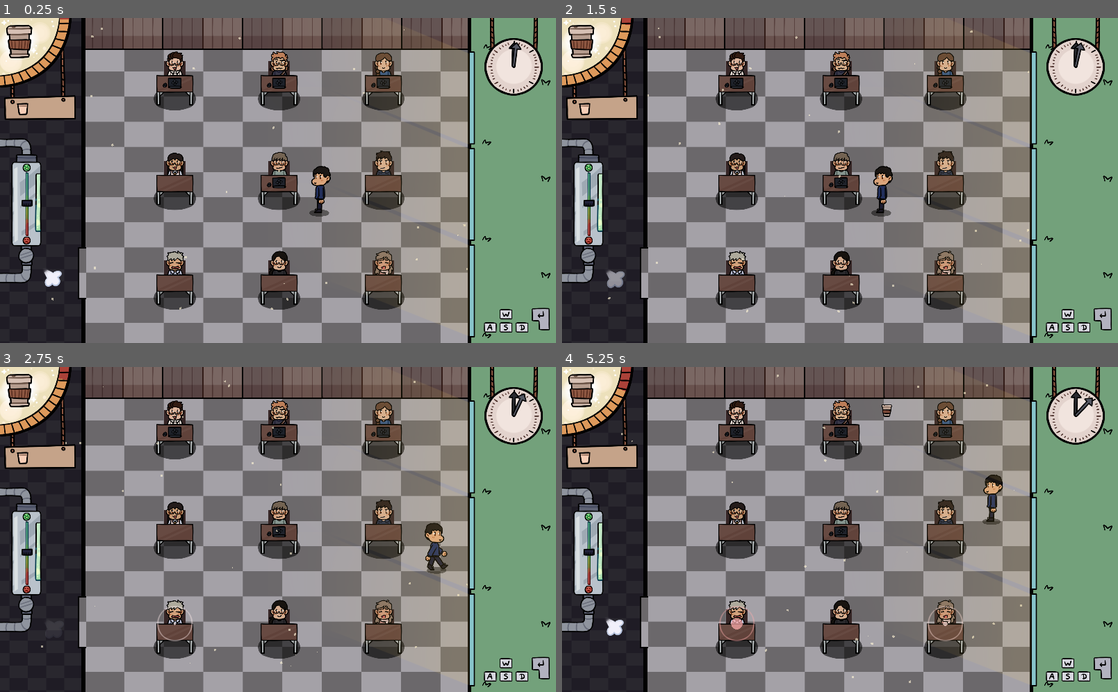
Above: before the commit, frames 1-4 (two rows, left to right).
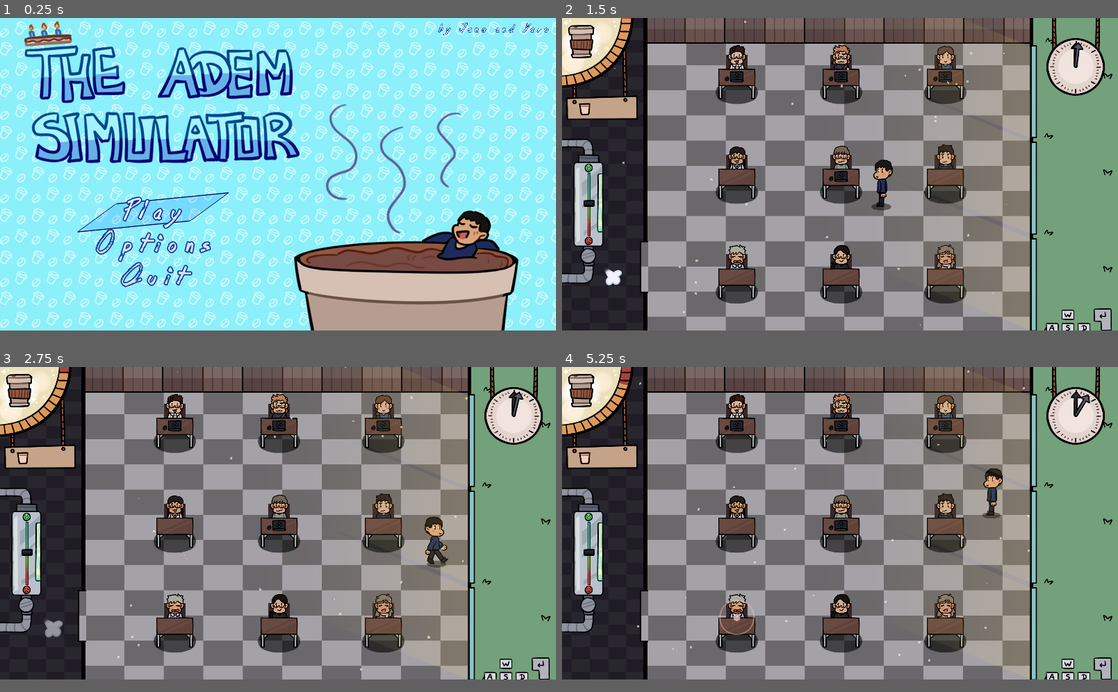
Above: after the commit, the same moments.

Repository: nyaro-p/TheTutorSimulator
Game: Godot game, scene res://Scenes/TitleScreen.tscn
Two runs of this game, one before a commit and one after it. Both use one fixed random seed, a clock stepped at 60 frames per second and the inputs below. Before the commit the project starts from res://Scenes/Classroom.tscn.
Inputs (mouse positions are in pixels of both pictures, inside the frame that each line leads up to):
- Up to frame 1 (0.25 s): no input
- Up to frame 2 (1.5 s): click (717, 255) at 0.5 s, where only the run after the commit has a clickable "Options"; click (717, 219) at 1.25 s, where only the run after the commit has a clickable "Play"
- Up to frame 3 (2.75 s): hold D (move_right) from 2.03 s (still down)
- Up to frame 4 (5.25 s): release D (move_right) at 2.78 s; hold S (move_down) 2.78-3.53 s; hold D (move_right) 3.53-4.28 s; hold W (move_up) 4.28-5.03 s; hold A (move_left) from 5.03 s (still down)
In our replay, the window is 800x468 before the commit and 800x450 after it. These sizes can differ from the game's own. Grey fills any space a smaller window leaves; there, only what the larger window draws over its background counts as a difference.

The runs differ from the first frame. In frame 1, 97% of the frame differs, in the area x 0-100%, y 0-100%; in frame 2, 24%; in frame 3, 24%; in frame 4, 24%.

Commit message:
Title Screeen bbbb

Diff:
--- /dev/null
+++ b/Prefabs/Menu/TitleScreenCoffee.tscn
@@ -0,0 +1,8 @@
+[gd_scene load_steps=2 format=2]
+
+[ext_resource path="res://Assets/TitleScreen/Title_Screen_Background.png" type="Texture" id=1]
+
+[node name="TextureRect" type="Sprite"]
+modulate = Color( 1, 1, 1, 0.658824 )
+scale = Vector2( 0.2, 0.2 )
+texture = ExtResource( 1 )
--- a/Prefabs/Player/Player.gd
+++ b/Prefabs/Player/Player.gd
@@ -27,6 +27,9 @@
 	input_vector.y = round(Input.get_axis("move_up", "move_down"))
 	input_vector = input_vector.normalized()
 
+	if Input.is_action_just_pressed("pause_screen"):
+		get_tree().change_scene("res://Scenes/TitleScreen.tscn")
+
 func _physics_process(delta) -> void:
 	#Movement
 	if input_vector != Vector2.ZERO:
--- /dev/null
+++ b/Scenes/Background.gd
@@ -0,0 +1,22 @@
+extends Control
+
+onready var Coffee := preload("res://Prefabs/Menu/TitleScreenCoffee.tscn")
+
+func _ready() -> void:
+	for x in range(4):
+		for y in range(4):
+			var coffee = Coffee.instance()
+			add_child(coffee)
+			coffee.global_position = Vector2(x * 203, -115 + y * 115)
+			move(coffee)
+
+func move(obj: Sprite) -> void:
+	var old_position := obj.global_position
+	var new_position := Vector2(old_position.x - 203.0, old_position.y + 115.0)
+	var tween := create_tween().set_trans(Tween.TRANS_LINEAR).set_ease(Tween.EASE_IN_OUT)
+	tween.tween_property(obj, "global_position", new_position, 20.0)
+	tween.connect("finished", self, "restart_animation", [obj, old_position])
+
+func restart_animation(obj: Sprite, position : Vector2) -> void:
+	obj.global_position = position
+	move(obj)
--- /dev/null
+++ b/Scenes/TitleScreen.gd
@@ -0,0 +1,11 @@
+extends Control
+
+func _ready() -> void:
+	$Buttons/Play.grab_focus()
+
+func _on_Play_pressed() -> void:
+	get_tree().change_scene("res://Scenes/Classroom.tscn")
+
+
+func _on_Quit_pressed() -> void:
+	get_tree().quit()
--- /dev/null
+++ b/Scenes/TitleScreen.tscn
@@ -0,0 +1,145 @@
+[gd_scene load_steps=13 format=2]
+
+[ext_resource path="res://Scenes/TitleScreen.gd" type="Script" id=1]
+[ext_resource path="res://Scenes/Background.gd" type="Script" id=2]
+[ext_resource path="res://Assets/TitleScreen/Title_Screen_Image.png" type="Texture" id=3]
+[ext_resource path="res://Assets/Fonts/Coffee House.ttf" type="DynamicFontData" id=4]
+[ext_resource path="res://Assets/TitleScreen/Title_Screen_Steam2.png" type="Texture" id=5]
+[ext_resource path="res://Assets/TitleScreen/Title_Screen_Steam1.png" type="Texture" id=6]
+
+[sub_resource type="SpriteFrames" id=6]
+animations = [ {
+"frames": [ ExtResource( 6 ), ExtResource( 5 ) ],
+"loop": true,
+"name": "default",
+"speed": 4.0
+} ]
+
+[sub_resource type="DynamicFont" id=1]
+size = 25
+outline_size = 1
+outline_color = Color( 0, 0.207843, 0.647059, 1 )
+extra_spacing_char = 8
+font_data = ExtResource( 4 )
+
+[sub_resource type="Theme" id=2]
+default_font = SubResource( 1 )
+
+[sub_resource type="StyleBoxFlat" id=9]
+content_margin_bottom = 6.0
+bg_color = Color( 0, 0.427451, 1, 0.168627 )
+skew = Vector2( 1.362, 0.098 )
+border_width_left = 1
+border_width_top = 1
+border_width_right = 1
+border_width_bottom = 1
+border_color = Color( 0.0352941, 0, 0.305882, 1 )
+
+[sub_resource type="StyleBoxFlat" id=8]
+bg_color = Color( 0, 0.101961, 1, 0.352941 )
+skew = Vector2( 1.362, 0.098 )
+border_width_left = 1
+border_width_top = 1
+border_width_right = 1
+border_width_bottom = 1
+border_color = Color( 0, 0, 0, 1 )
+
+[sub_resource type="StyleBoxEmpty" id=3]
+
+[node name="TitleScreen" type="Control"]
+anchor_right = 1.0
+anchor_bottom = 1.0
+script = ExtResource( 1 )
+
+[node name="Background" type="Control" parent="."]
+anchor_right = 1.0
+anchor_bottom = 1.0
+script = ExtResource( 2 )
+
+[node name="ColorRect" type="ColorRect" parent="Background"]
+anchor_right = 1.0
+anchor_bottom = 1.0
+color = Color( 0.54902, 0.945098, 0.984314, 1 )
+
+[node name="Foreground" type="Control" parent="."]
+anchor_right = 1.0
+anchor_bottom = 1.0
+
+[node name="TextureRect" type="TextureRect" parent="Foreground"]
+margin_right = 1024.0
+margin_bottom = 600.0
+rect_scale = Vector2( 0.25, 0.25 )
+texture = ExtResource( 3 )
+
+[node name="AnimatedSprite" type="AnimatedSprite" parent="Foreground"]
+position = Vector2( 362, 139 )
+scale = Vector2( 0.5, 0.5 )
+frames = SubResource( 6 )
+frame = 1
+speed_scale = 0.283
+playing = true
+
+[node name="Label" type="Label" parent="Foreground"]
+anchor_left = 0.928
+anchor_top = 0.018
+anchor_right = 0.928
+anchor_bottom = 0.046
+margin_left = -71.0
+margin_right = 23.0
+margin_bottom = 14.0
+rect_scale = Vector2( 0.4, 0.4 )
+theme = SubResource( 2 )
+text = "by Jane and Yaro"
+
+[node name="Buttons" type="VBoxContainer" parent="."]
+anchor_top = 0.5
+anchor_bottom = 0.5
+margin_left = 89.0
+margin_top = 22.0
+margin_right = 40.0
+margin_bottom = 20.0
+theme = SubResource( 2 )
+
+[node name="Play" type="Button" parent="Buttons"]
+margin_right = 107.0
+margin_bottom = 27.0
+focus_neighbour_top = NodePath("../Quit")
+focus_neighbour_bottom = NodePath("../Options")
+focus_next = NodePath("../Options")
+focus_previous = NodePath("../Quit")
+custom_styles/hover = SubResource( 9 )
+custom_styles/pressed = SubResource( 8 )
+custom_styles/focus = SubResource( 9 )
+custom_styles/normal = SubResource( 3 )
+text = "Play"
+
+[node name="Options" type="Button" parent="Buttons"]
+margin_top = 31.0
+margin_right = 107.0
+margin_bottom = 58.0
+focus_neighbour_top = NodePath("../Play")
+focus_neighbour_bottom = NodePath("../Quit")
+focus_next = NodePath("../Quit")
+focus_previous = NodePath("../Play")
+custom_styles/hover = SubResource( 9 )
+custom_styles/pressed = SubResource( 8 )
+custom_styles/focus = SubResource( 9 )
+custom_styles/normal = SubResource( 3 )
+text = "Options"
+
+[node name="Quit" type="Button" parent="Buttons"]
+margin_top = 62.0
+margin_right = 107.0
+margin_bottom = 89.0
+focus_neighbour_top = NodePath("../Options")
+focus_neighbour_bottom = NodePath("../Play")
+focus_next = NodePath("../Play")
+focus_previous = NodePath("../Options")
+custom_styles/hover = SubResource( 9 )
+custom_styles/pressed = SubResource( 8 )
+custom_styles/focus = SubResource( 9 )
+custom_styles/normal = SubResource( 3 )
+text = "Quit"
+
+[connection signal="pressed" from="Buttons/Play" to="." method="_on_Play_pressed"]
+[connection signal="pressed" from="Buttons/Quit" to="." method="_on_Quit_pressed"]
--- /dev/null
+++ b/Scenes/globalStats.gd
@@ -0,0 +1,6 @@
+extends Node
+
+var controller := false
+
+func _input(event: InputEvent) -> void:
+	controller = (event is InputEventJoypadButton) or (event is InputEventJoypadMotion)
--- a/project.godot
+++ b/project.godot
@@ -11,8 +11,12 @@
 [application]
 
 config/name="the adam game"
-run/main_scene="res://Scenes/Classroom.tscn"
+run/main_scene="res://Scenes/TitleScreen.tscn"
 config/icon="res://icon.png"
+
+[autoload]
+
+GlobalStats="*res://Scenes/globalStats.gd"
 
 [debug]
 
@@ -21,10 +25,10 @@
 [display]
 
 window/size/width=512
-window/size/height=300
+window/size/height=288
 window/size/fullscreen=true
 window/size/test_width=1024
-window/size/test_height=600
+window/size/test_height=576
 window/stretch/mode="2d"
 window/stretch/aspect="keep"
 
@@ -34,24 +38,54 @@
 
 [input]
 
+ui_up={
+"deadzone": 0.5,
+"events": [ Object(InputEventKey,"resource_local_to_scene":false,"resource_name":"","device":0,"alt":false,"shift":false,"control":false,"meta":false,"command":false,"pressed":false,"scancode":16777232,"physical_scancode":0,"unicode":0,"echo":false,"script":null)
+, Object(InputEventJoypadButton,"resource_local_to_scene":false,"resource_name":"","device":0,"button_index":12,"pressure":0.0,"pressed":false,"script":null)
+, Object(InputEventJoypadMotion,"resource_local_to_scene":false,"resource_name":"","device":0,"axis":1,"axis_value":-1.0,"script":null)
+ ]
+}
+ui_down={
+"deadzone": 0.5,
+"events": [ Object(InputEventKey,"resource_local_to_scene":false,"resource_name":"","device":0,"alt":false,"shift":false,"control":false,"meta":false,"command":false,"pressed":false,"scancode":16777234,"physical_scancode":0,"unicode":0,"echo":false,"script":null)
+, Object(InputEventJoypadButton,"resource_local_to_scene":false,"resource_name":"","device":0,"button_index":13,"pressure":0.0,"pressed":false,"script":null)
+, Object(InputEventJoypadMotion,"resource_local_to_scene":false,"resource_name":"","device":0,"axis":1,"axis_value":1.0,"script":null)
+ ]
+}
 move_left={
 "deadzone": 0.5,
 "events": [ Object(InputEventKey,"resource_local_to_scene":false,"resource_name":"","device":0,"alt":false,"shift":false,"control":false,"meta":false,"command":false,"pressed":false,"scancode":0,"physical_scancode":65,"unicode":0,"echo":false,"script":null)
+, Object(InputEventJoypadMotion,"resource_local_to_scene":false,"resource_name":"","device":0,"axis":0,"axis_value":-1.0,"script":null)
  ]
 }
 move_right={
 "deadzone": 0.5,
 "events": [ Object(InputEventKey,"resource_local_to_scene":false,"resource_name":"","device":0,"alt":false,"shift":false,"control":false,"meta":false,"command":false,"pressed":false,"scancode":0,"physical_scancode":68,"unicode":0,"echo":false,"script":null)
+, Object(InputEventJoypadMotion,"resource_local_to_scene":false,"resource_name":"","device":0,"axis":0,"axis_value":1.0,"script":null)
  ]
 }
 move_up={
 "deadzone": 0.5,
 "events": [ Object(InputEventKey,"resource_local_to_scene":false,"resource_name":"","device":0,"alt":false,"shift":false,"control":false,"meta":false,"command":false,"pressed":false,"scancode":0,"physical_scancode":87,"unicode":0,"echo":false,"script":null)
+, Object(InputEventJoypadMotion,"resource_local_to_scene":false,"resource_name":"","device":0,"axis":1,"axis_value":-1.0,"script":null)
  ]
 }
 move_down={
 "deadzone": 0.5,
 "events": [ Object(InputEventKey,"resource_local_to_scene":false,"resource_name":"","device":0,"alt":false,"shift":false,"control":false,"meta":false,"command":false,"pressed":false,"scancode":0,"physical_scancode":83,"unicode":0,"echo":false,"script":null)
+, Object(InputEventJoypadMotion,"resource_local_to_scene":false,"resource_name":"","device":0,"axis":1,"axis_value":1.0,"script":null)
+ ]
+}
+interact={
+"deadzone": 0.5,
+"events": [ Object(InputEventKey,"resource_local_to_scene":false,"resource_name":"","device":0,"alt":false,"shift":false,"control":false,"meta":false,"command":false,"pressed":false,"scancode":0,"physical_scancode":16777221,"unicode":0,"echo":false,"script":null)
+, Object(InputEventJoypadButton,"resource_local_to_scene":false,"resource_name":"","device":0,"button_index":0,"pressure":0.0,"pressed":false,"script":null)
+ ]
+}
+pause_screen={
+"deadzone": 0.5,
+"events": [ Object(InputEventKey,"resource_local_to_scene":false,"resource_name":"","device":0,"alt":false,"shift":false,"control":false,"meta":false,"command":false,"pressed":false,"scancode":0,"physical_scancode":16777217,"unicode":0,"echo":false,"script":null)
+, Object(InputEventJoypadButton,"resource_local_to_scene":false,"resource_name":"","device":0,"button_index":10,"pressure":0.0,"pressed":false,"script":null)
  ]
 }
 
Binary file added: Assets/Fonts/Coffee House.ttf
Binary file changed: Assets/TitleScreen/Title_Screen_Image.png
